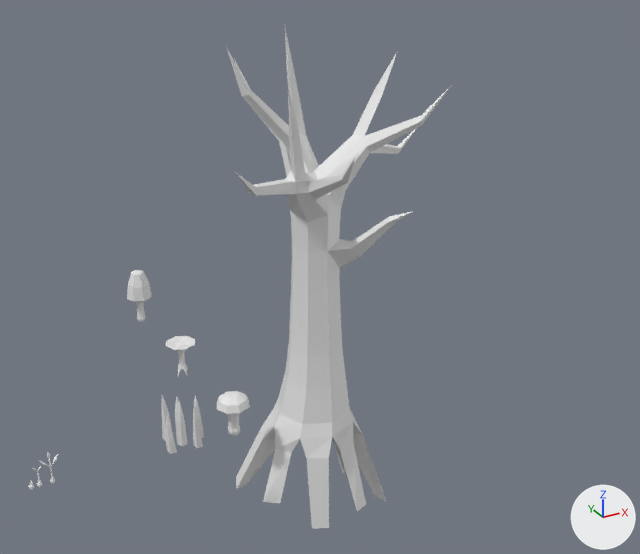
The Blender file resources/meshes/static/nature.blend, before and after one commit.
Before and after are seen from a camera (50 mm lens) standing at (-1.61, -4.85, 3.41) and looking at (1.34, 0.52, 0.72). The lights are fixed; the arrows at lower right show +X, +Y and +Z.

The first picture shows 'grass01', 'mushroom01', 'mushroom01.002', 'tree01'.
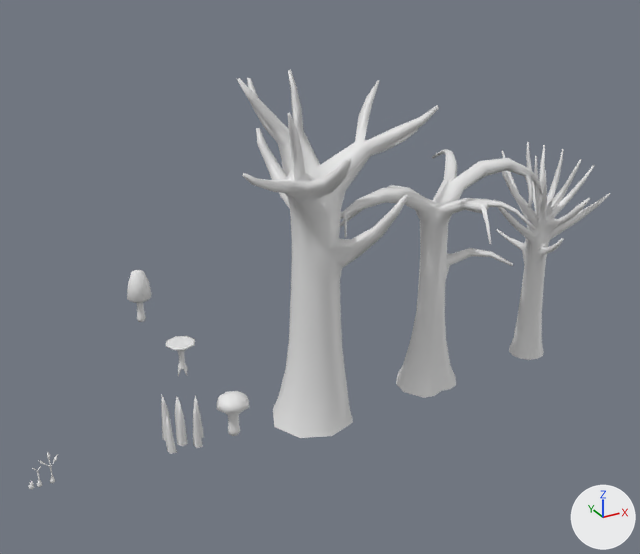
Where the change shows, as pixel boxes [x1, y1, x2, y2] in the pictures (640 x 554 px):
'tree01', reshaped (10% narrower, 26% shorter)
    before: [227, 28, 451, 529]
    after: [237, 69, 439, 438]
'tree02', added
    after: [340, 149, 543, 398]
'tree03', added
    after: [494, 142, 610, 360]
part 1 of me_tree01, built on
    before: [227, 28, 451, 286]
    after: [237, 69, 439, 286]
part 2 of me_tree01, cut back
    before: [236, 342, 386, 529]
    after: [273, 342, 353, 438]

Edits to the bpy script that builds the scene:
```text
Change me_tree01:
    used by ob_tree01; location = (1.0, 0.0, 0.0)
    remove me_tree01.from_pydata(...)  # 215 vertices, 242 faces; spans x -0.75..0.86, y -0.8..0.54, z -0.82..2.62
    add me_tree01.from_pydata(...)  # 262 vertices, 274 faces; spans x -0.67..0.85, y -0.74..0.68, z -0.1..2.35
    me_tree01 part 1: 52 vertices moved from x -0.75..0.68, y -0.64..0.4, z 0.74..2.34 to x -0.58..0.52, y -0.49..0.28, z 0.75..2.11; 38 vertices removed from x -0.53..0.86, y -0.8..0.54, z 1.08..2.62; 134 vertices added at x -0.67..0.85, y -0.74..0.68, z 1.08..2.35
    me_tree01 part 2: 16 vertices moved from x -0.27..0.27, y -0.27..0.27, z -0.01..0.24 to x -0.27..0.27, y -0.27..0.27, z 0.0..0.25; 50 vertices removed from x -0.54..0.5, y -0.43..0.51, z -0.82..-0.11; 1 vertex added at x -0.22, y -0.21, z -0.1
Add me_tree03:
    me_tree03.from_pydata(...)  # 332 vertices, 439 faces; spans x -0.52..0.48, y -0.45..0.46, z -0.1..1.63
    me_tree03.polygons.foreach_set('use_smooth', [True] * 439)
Add me_tree02:
    me_tree02.from_pydata(...)  # 313 vertices, 343 faces; spans x -0.96..0.95, y -0.77..0.73, z -0.1..1.6
    me_tree02.polygons.foreach_set('use_smooth', [True] * 343)
Add ob_tree03:
    ob_tree03 = bpy.data.objects.new('tree03', me_tree03)
    ob_tree03.location = (3.0, 0.0, 0.0)
Add ob_tree02:
    ob_tree02 = bpy.data.objects.new('tree02', me_tree02)
    ob_tree02.location = (2.0, 0.0, 0.0)
```
